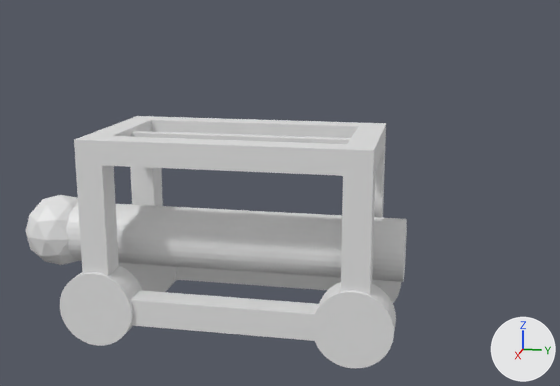
A saved change to the Blender file Objects3D/caos/besieger.blend.
One viewpoint serves both versions: a camera (50 mm lens) standing at (266.7, 79.8, 117.8) and looking at (0.2, 26.6, 51.2). Lighting does not change. The marker at lower right points along +X, +Y and +Z.

The first picture shows 'ariete', 'caseta', 'rueda1', 'rueda2'.
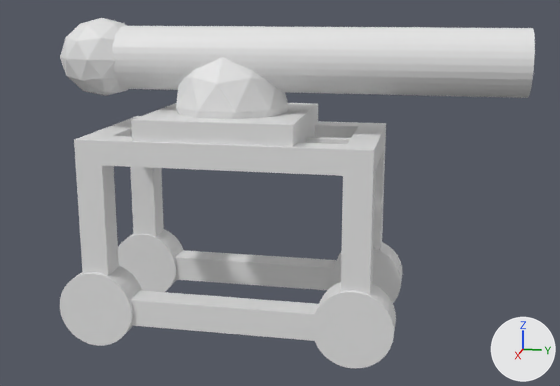
The newer file is also rescaled (x0.628) as a whole; pictures and numbers use the older file's frame.

The change, as a list of edits to the scene's bpy script:
```text
Change me_icosphere:
    where me_icosphere.from_pydata(...)  # 106 vertices, 114 faces; spans x -13.9..13.9, y -13.2..130.7, z -13.9..13.9
    used by ob_ariete; parent = ob_caseta; location = (0.418, -58.99, 32.54)
    me_icosphere part 1: the whole mesh is multiplied about its middle by the matrix ((1.0, 0.0, 0.0), (0.0, 1.129, 0.0), (0.0, 0.0, 1.0)), then moved by (0.0, 28.3, 66.1)
Add me_cube:
    me_cube.from_pydata(...)  # a box spanning x -16.9..16.9, y -16.9..16.9, z -3.6..3.6; an icosphere of 80 faces spanning x -12.2..12.2, y -12.8..12.8, z -7.7..17.9
Add ob_base:
    ob_base = bpy.data.objects.new('base', me_cube)
    ob_base.location = (0.7, 9.2, 74.7)
    ob_base.scale = (1.59, 1.59, 1.59)
```

Where the change shows, as pixel boxes [x1, y1, x2, y2] in the pictures (560 x 386 px):
'ariete', reshaped (25% wider, 8% shorter): before [26, 195, 407, 282]; after [60, 18, 535, 98]
'base', added: after [131, 57, 318, 147]
